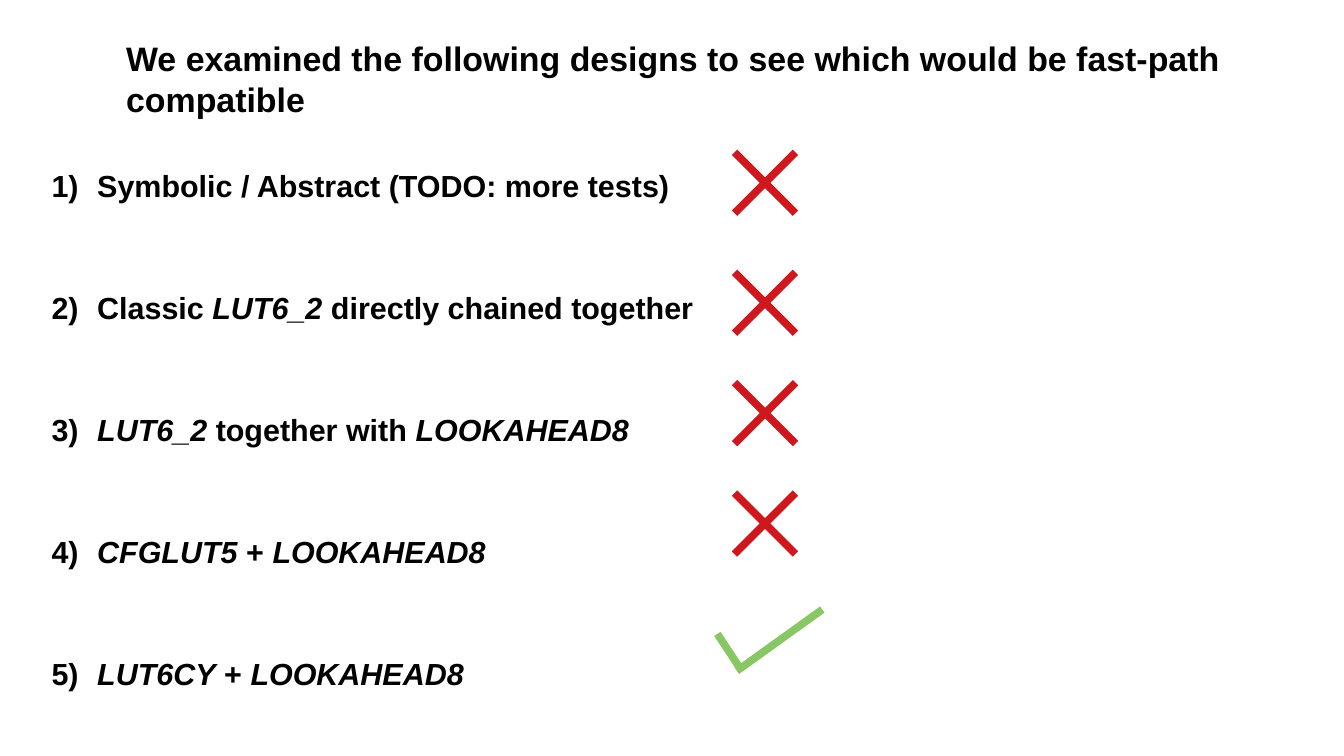
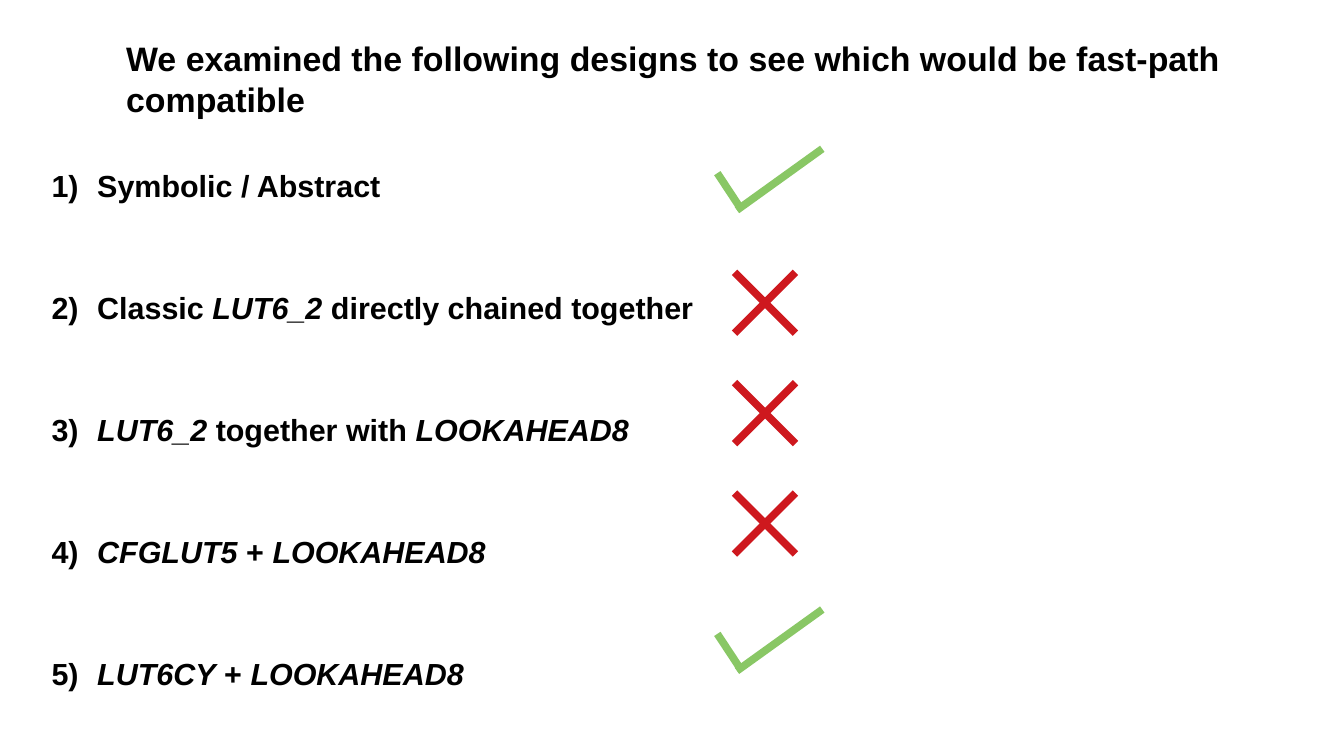
Before and after one commit to morco/versal-basics, a slide deck: slide 14 of doc/versal_fast_path_howto.odp. Drawn at 1344x756 pixels with LibreOffice and Linux fonts; fonts in the diff are those of the drawing. Boxes give left, top, right and bottom in pixels: in the first picture for what was removed or moved away, otherwise in the second. Text is boxed around its words. In the diff, an @@ line names an element or a change of style, - is before the commit and + after.

Commit message:
retestet symbolic "addition", it actually ...
... works above a specific threshold value

```diff
--- a/doc/versal_fast_path_howto.odp
+++ b/doc/versal_fast_path_howto.odp
@@ line moved from (796, 152) - (735, 213) to (737, 210) - (822, 149) @@
@@ line (737, 210) - (822, 149): stroke #CE181E 4.51 pt to #89C765 4.51 pt @@
@@ text at [97,175,381,203]: text changed @@
-1) Symbolic / Abstract (TODO: more tests)
+1) Symbolic / Abstract
@@ line moved from (796, 213) - (735, 152) to (717, 173) - (742, 210) @@
@@ line (717, 173) - (742, 210): stroke #CE181E 4.51 pt to #89C765 4.51 pt @@
```
Also in this commit, not shown: 1 other slide changed, 2 other files.
